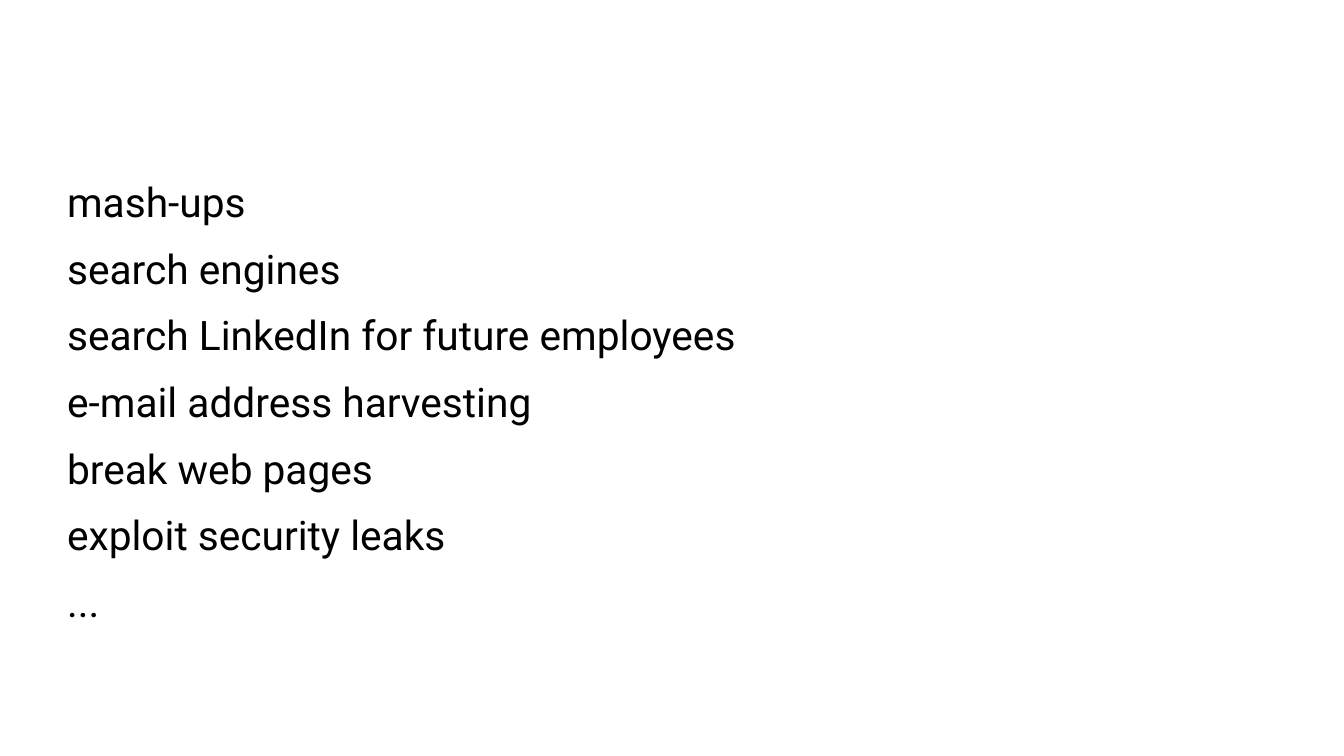
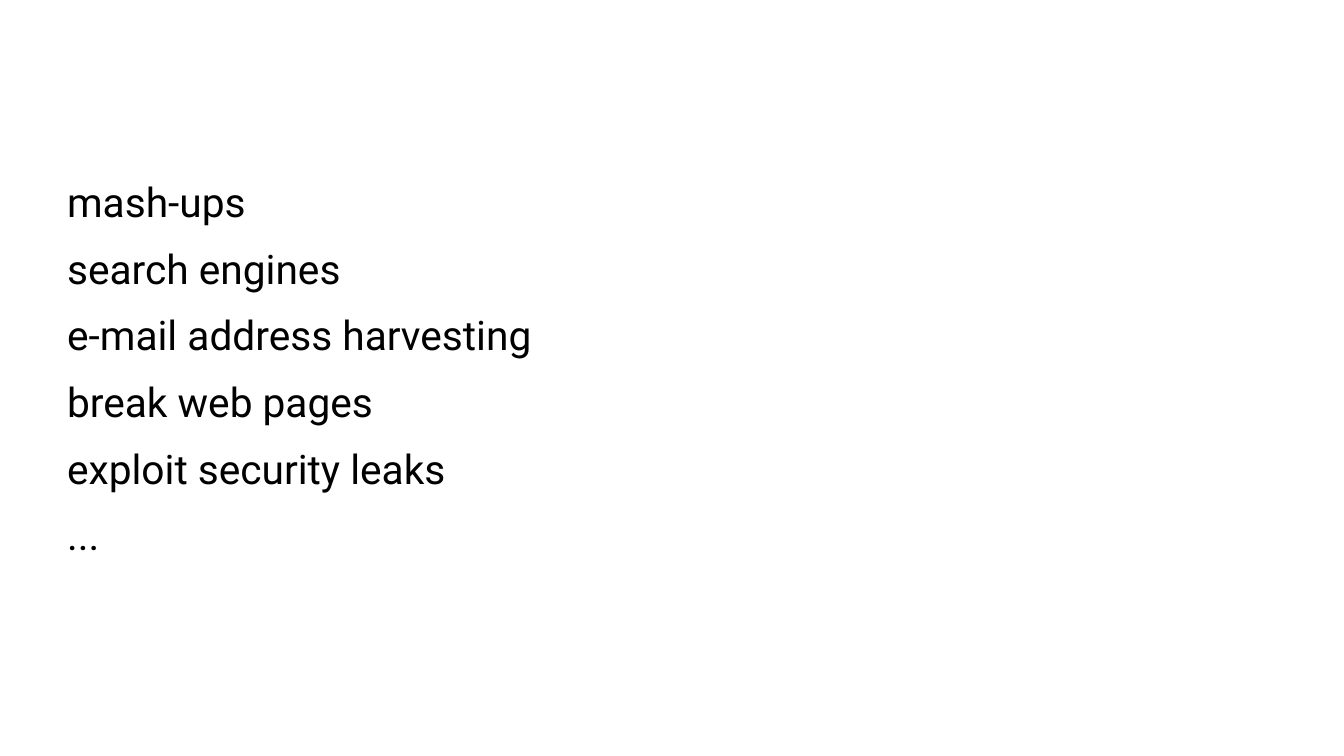
Before and after one commit to KarelZe/SSOS, a slide deck: slide 42 of docs/EnglishSSOS.odp (slide 43 before the commit). Drawn at 1344x756 pixels with LibreOffice and Linux fonts; fonts in the diff are those of the drawing. Boxes give left, top, right and bottom in pixels: in the first picture for what was removed or moved away, otherwise in the second. Text is boxed around its words. In the diff, an @@ line names an element or a change of style, - is before the commit and + after.

```diff
--- a/docs/EnglishSSOS.odp
+++ b/docs/EnglishSSOS.odp
@@ text at box(67, 319, 736, 359): paragraph removed @@
-search LinkedIn for future employees
```
Also in this commit, not shown: 6 other slides changed, 8 slides added, 9 slides removed, 1 other file.
